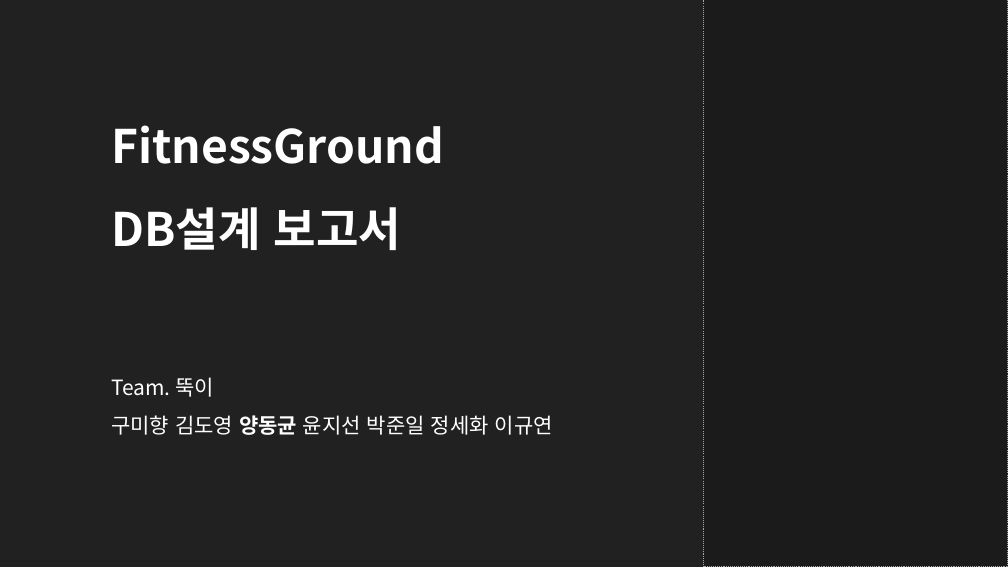
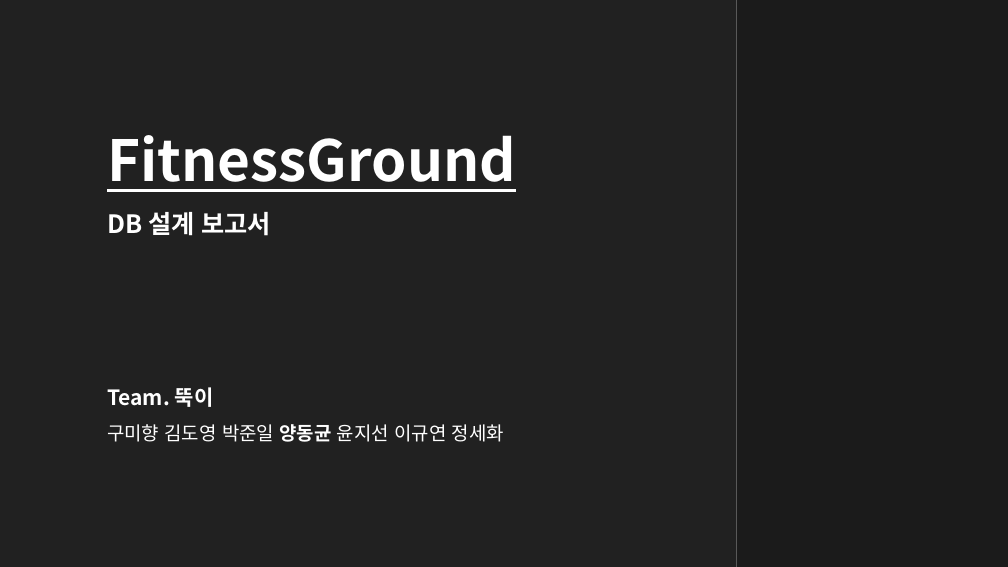
Before and after one commit to me0768/KHFinalProject, a slide deck: slide 1 of 보고서/DataBase설계서_Final_Project.pptx. Drawn at 1008x567 pixels with LibreOffice and Linux fonts; fonts in the diff are those of the drawing. Boxes give left, top, right and bottom in pixels: in the first picture for what was removed or moved away, otherwise in the second. Text is boxed around its words. In the diff, an @@ line names an element or a change of style, - is before the commit and + after.

```diff
--- a/보고서/DataBase설계서_Final_Project.pptx
+++ b/보고서/DataBase설계서_Final_Project.pptx
@@ rectangle: place and size @@
-rectangle at <box>704,0,1008,567</box>
+rectangle at <box>737,0,1008,567</box>
@@ rectangle at <box>737,0,1008,567</box>: outline #A6A6A6 1 pt dashed to none @@
@@ line added from (737, 0) to (737, 567), #595959 1.5 pt @@
@@ text "FitnessGround": place and size @@
-text "FitnessGround" at <box>111,125,444,250</box>
+text "FitnessGround" at <box>107,135,516,236</box>
@@ text at <box>107,135,516,192</box>: size 44 to 54 pt, underline on in "FitnessGround"; alignment left to justified @@
@@ text at <box>107,212,271,236</box>: text changed; size 44 to 24 pt @@
-DB설계 보고서
+DB 설계 보고서
@@ text "Team. 뚝이": place and size @@
-text "Team. 뚝이" at <box>111,377,553,435</box>
+text "Team. 뚝이" at <box>107,387,504,442</box>
@@ text at <box>107,387,214,407</box>: bold on in "Team. 뚝이" @@
@@ text at <box>107,424,504,442</box>: text changed; size 20 to 18 pt @@
-구미향 김도영 양동균 윤지선 박준일 정세화 이규연
+구미향 김도영 박준일 양동균 윤지선 이규연 정세화
```
Also in this commit, not shown: 27 other slides changed, 17 slides added, 4 other files.
